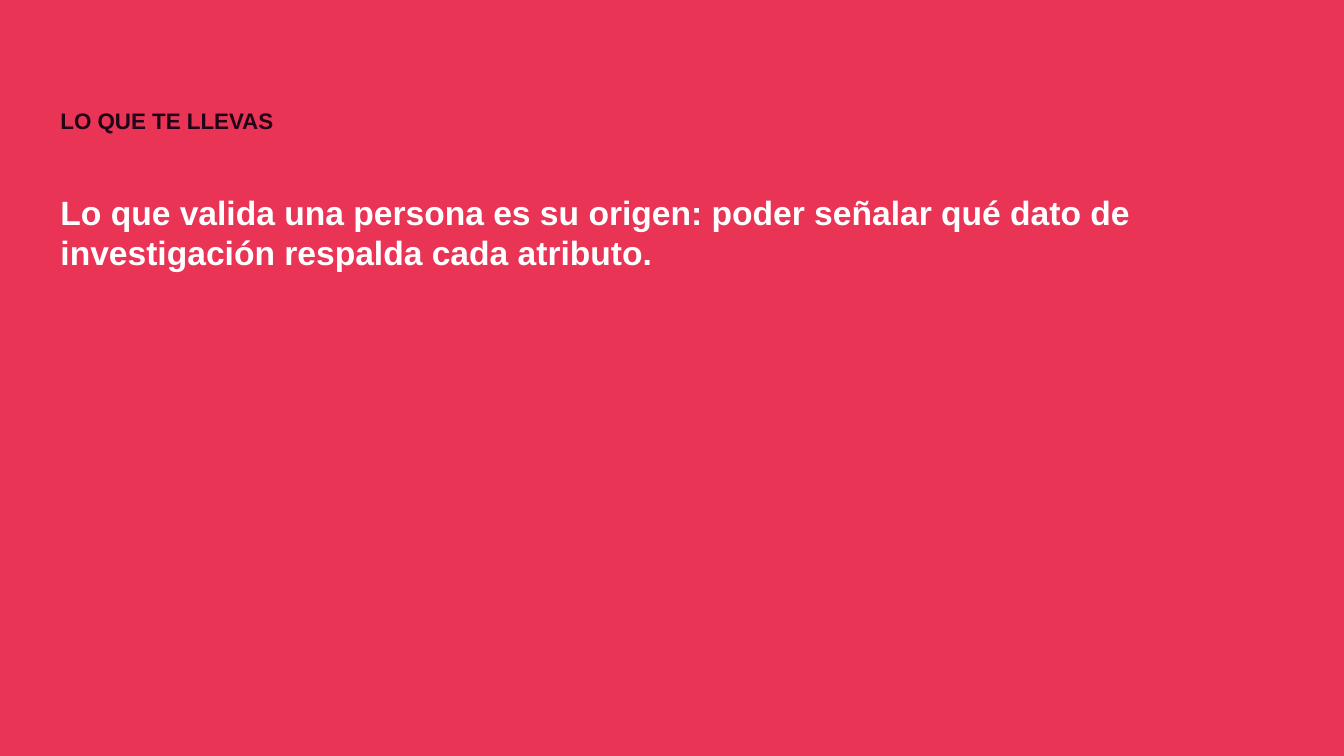
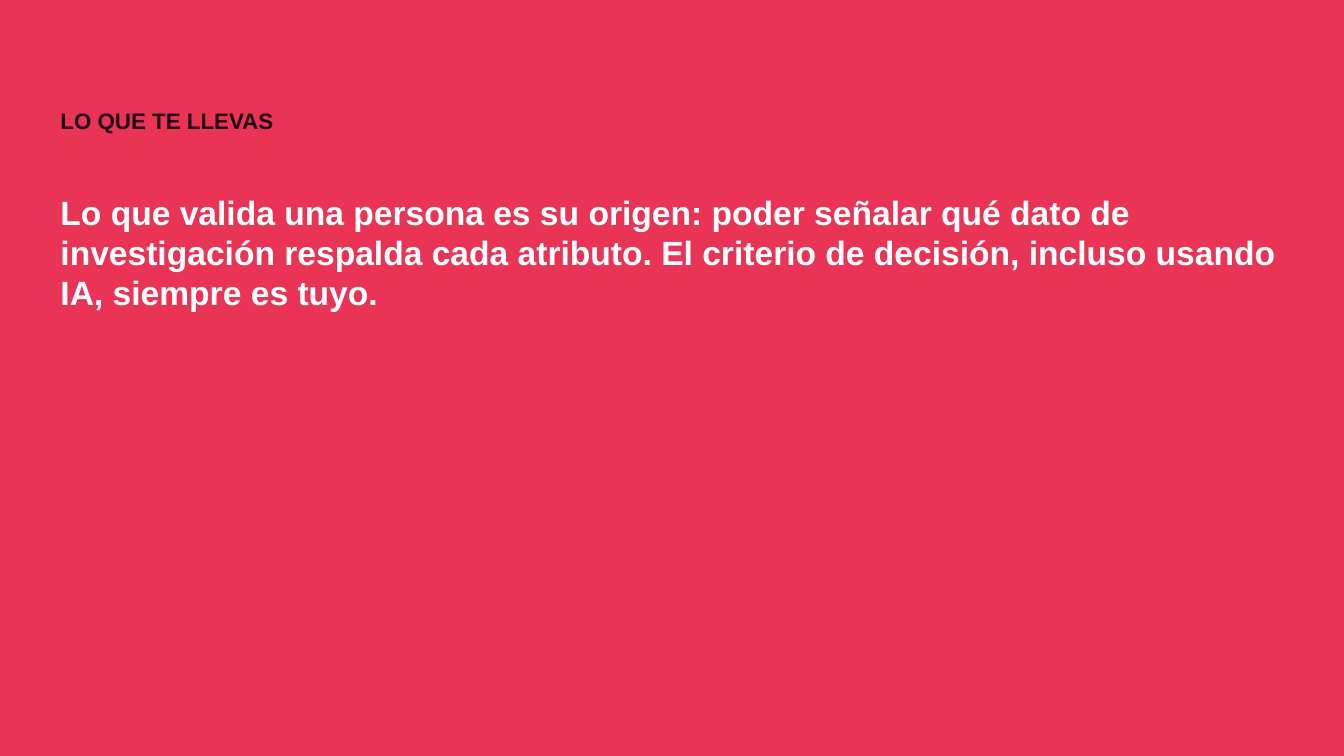
Before and after one commit to envasador/diseno-interfaces-web, a slide deck: slide 8 of docs/orbitas/orbita1/slides/pptx/orbita1_02_que_es_una_persona.pptx (slide 5 before the commit). Drawn at 1344x756 pixels with LibreOffice and Linux fonts; fonts in the diff are those of the drawing. Boxes give left, top, right and bottom in pixels: in the first picture for what was removed or moved away, otherwise in the second. Text is boxed around its words. In the diff, an @@ line names an element or a change of style, - is before the commit and + after.

```diff
--- a/docs/orbitas/orbita1/slides/pptx/orbita1_02_que_es_una_persona.pptx
+++ b/docs/orbitas/orbita1/slides/pptx/orbita1_02_que_es_una_persona.pptx
@@ text at (60,200,1275,312): text changed @@
-Lo que valida una persona es su origen: poder señalar qué dato de investigación respalda cada atributo.
+Lo que valida una persona es su origen: poder señalar qué dato de investigación respalda cada atributo. El criterio de decisión, incluso usando IA, siempre es tuyo.
```
Also in this commit, not shown: 2 other slides changed, 3 slides added, 21 other files.
